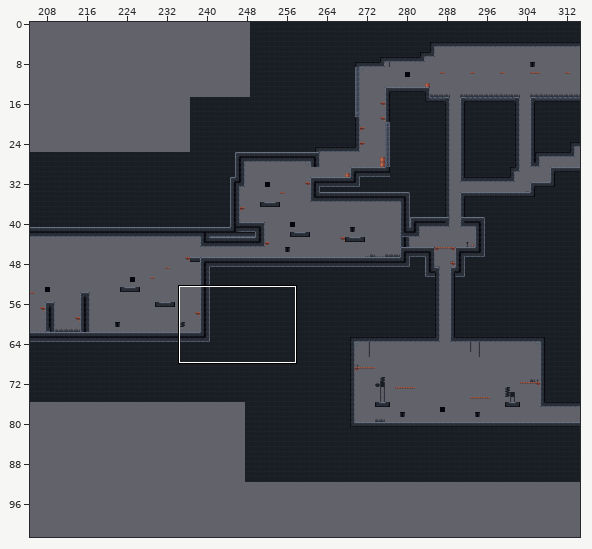
Level history. Tiled map: levels/1/boss_room/boss_room.tmx. The picture above shows the old version from afar; the outline marks the close-up.
Close-up. Before:
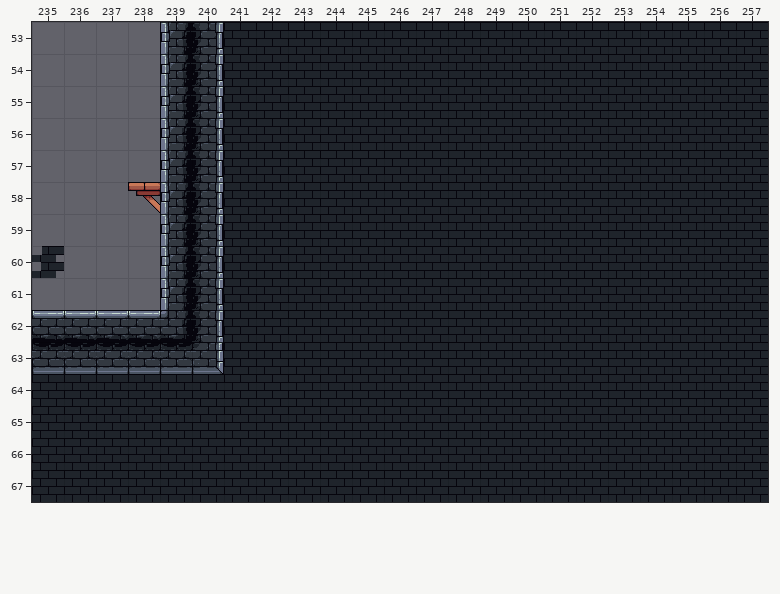
Cells are 32x32 px. Shown: x 235..257, y 53..67.
Now the later version:
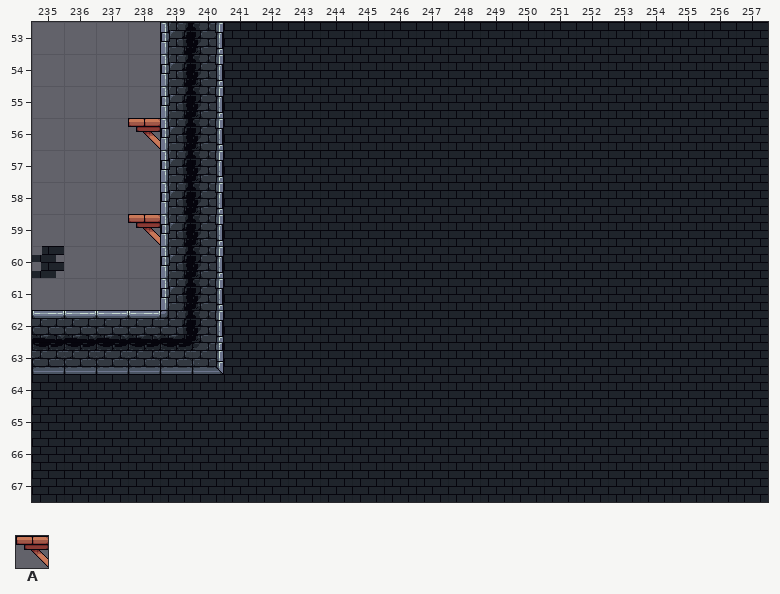
Key: from "platform_top": A 2 "tile037".
_ is an empty cell.
Tiles replaced or removed in this view: A.
Diff:
Changed rows in their new state; . is an unchanged cell.
Layer "platform_top":
first column x 238:
56 A
58 _
59 A
Where, in picture pixels (left, top, right, bottom), the same in both close-ups:
added: (128, 118, 160, 149)
changed: (128, 182, 160, 245)
